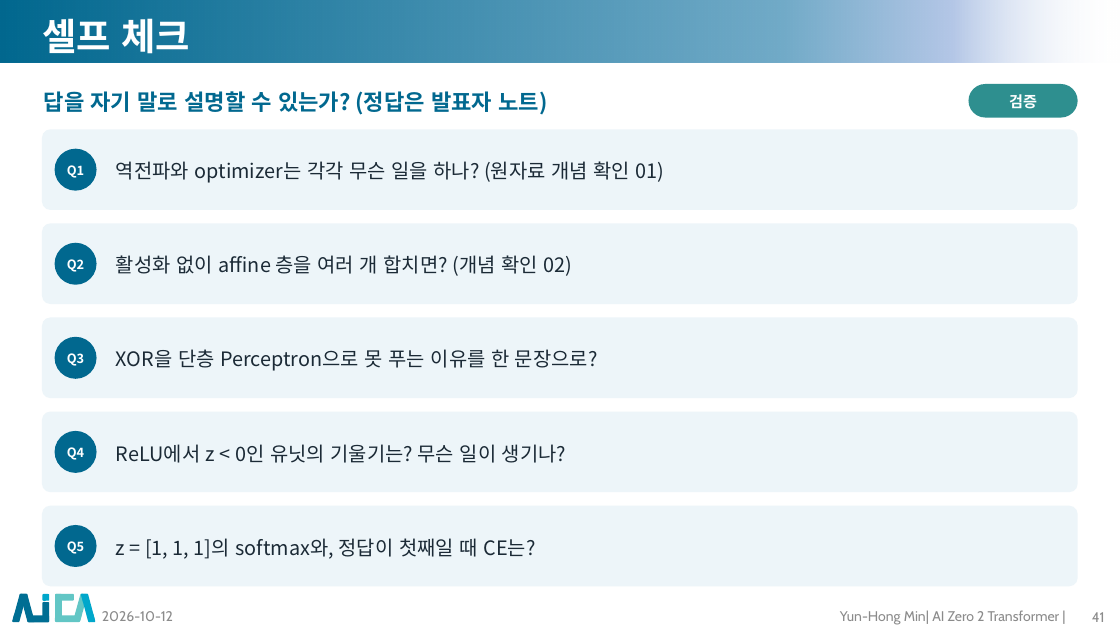
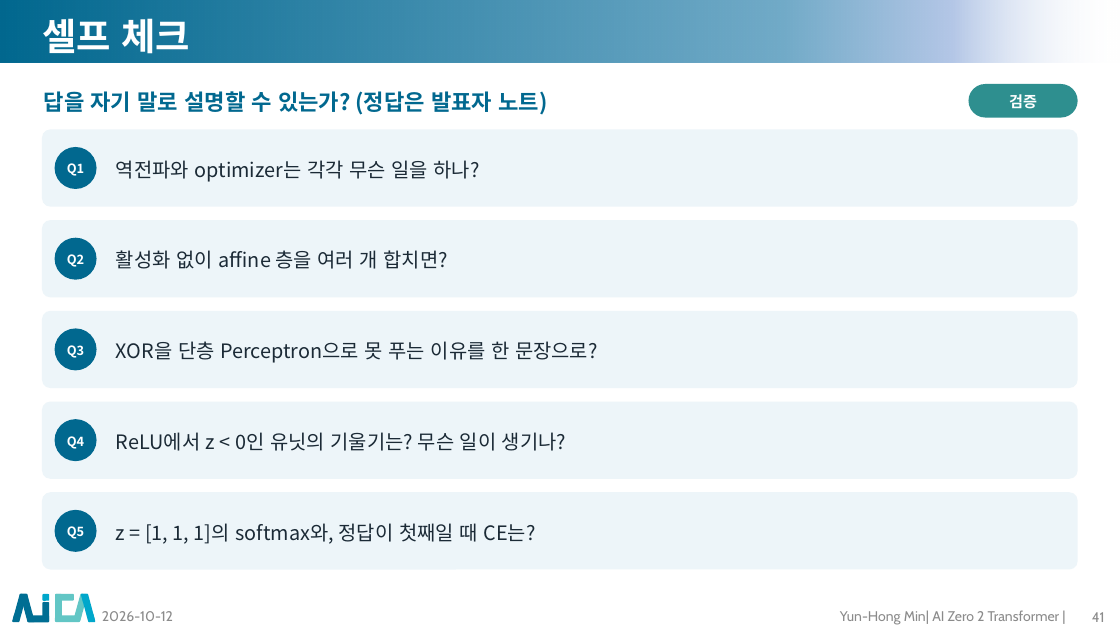
Before and after one commit to myunhh/AI-Zero-2-Transformers, a slide deck: slide 41 of lectures/week02_perceptron_to_mlp.pptx. Drawn at 1120x630 pixels with LibreOffice and Linux fonts; fonts in the diff are those of the drawing; background and template pictures are left out. Boxes give left, top, right and bottom in pixels: in the first picture for what was removed or moved away, otherwise in the second. Text is boxed around its words. In the diff, an @@ line names an element or a change of style, - is before the commit and + after.

```diff
--- a/lectures/week02_perceptron_to_mlp.pptx
+++ b/lectures/week02_perceptron_to_mlp.pptx
@@ text at box(116, 160, 480, 182): text changed @@
-역전파와 optimizer는 각각 무슨 일을 하나? (원자료 개념 확인 01)
+역전파와 optimizer는 각각 무슨 일을 하나?
@@ rounded rectangle: place and size @@
-rounded rectangle at box(42, 223, 1078, 304)
+rounded rectangle at box(42, 220, 1078, 297)
@@ text at box(116, 250, 448, 269): text changed @@
-활성화 없이 affine 층을 여러 개 합치면? (개념 확인 02)
+활성화 없이 affine 층을 여러 개 합치면?
@@ 1 ellipse, 1 text, 1 rounded rectangle: place and size @@
-1 ellipse, 1 text, 1 rounded rectangle at box(42, 243, 1078, 398)
+1 ellipse, 1 text, 1 rounded rectangle at box(42, 238, 1078, 388)
@@ 2 ellipses, 1 text, 1 rounded rectangle: place and size @@
-2 ellipses, 1 text, 1 rounded rectangle at box(42, 337, 1078, 492)
+2 ellipses, 1 text, 1 rounded rectangle at box(42, 329, 1078, 479)
@@ 1 ellipse, 1 text, 1 rounded rectangle: place and size @@
-1 ellipse, 1 text, 1 rounded rectangle at box(42, 506, 1078, 586)
+1 ellipse, 1 text, 1 rounded rectangle at box(42, 492, 1078, 570)
@@ proportions changed in 5 elements at box(42, 129, 1078, 207), box(42, 220, 1078, 297), box(42, 311, 1078, 388), box(42, 402, 1078, 479), box(42, 492, 1078, 570) @@
```
Also in this commit, not shown: 29 other slides changed, 8 other files.
